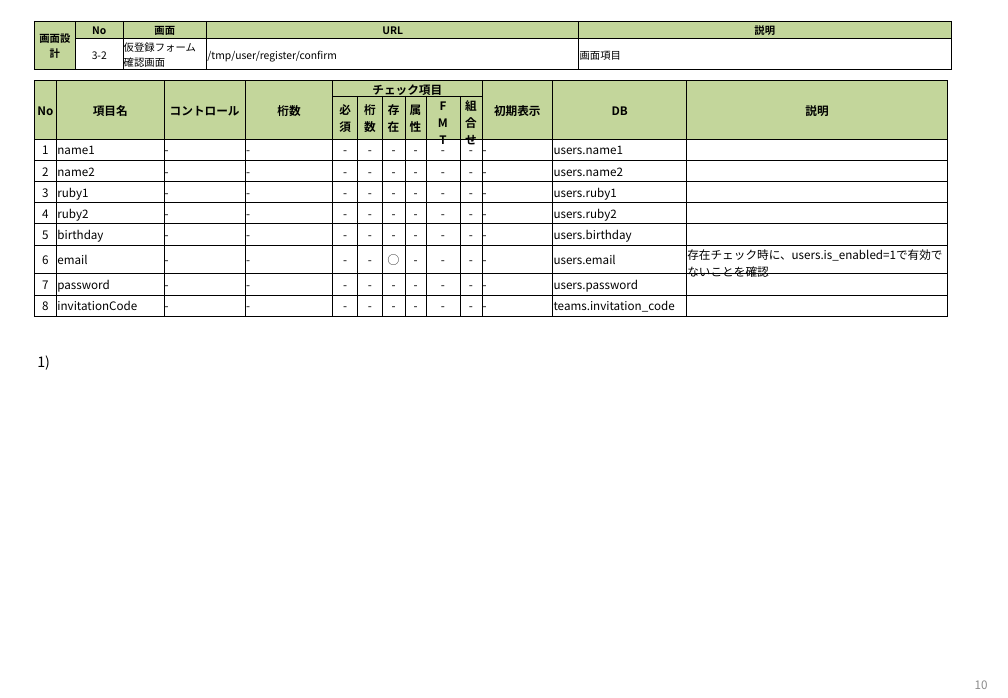
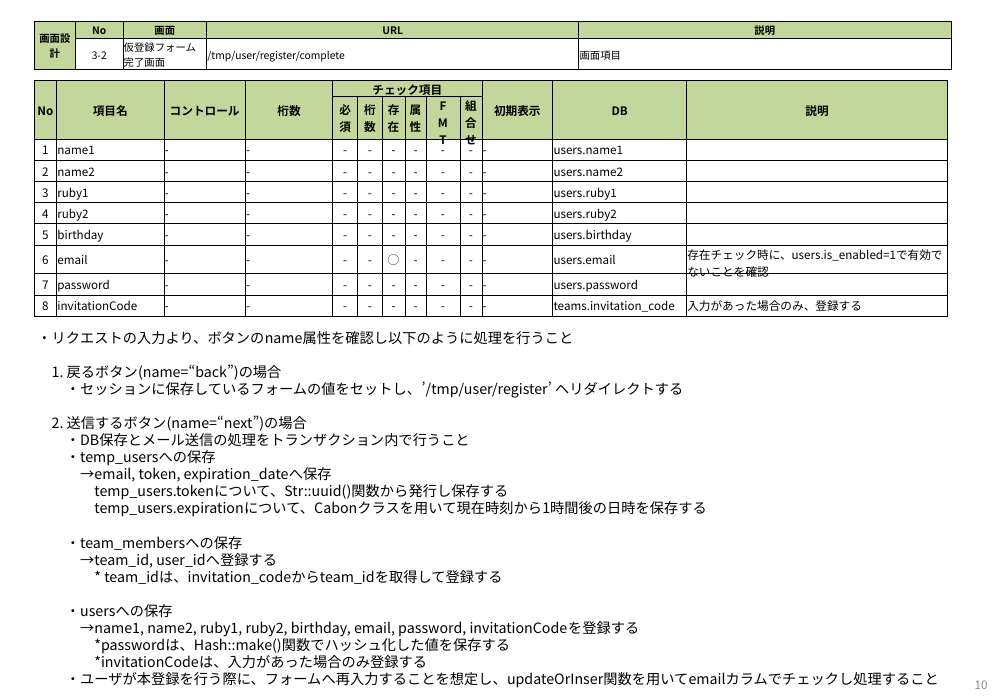
Before and after one commit to tooiea/OnLineDatingWithSportsApp, a slide deck: slide 10 of documents/OLDs_temp_user_register_document_spec.pptx. Drawn at 1008x698 pixels with LibreOffice and Linux fonts; fonts in the diff are those of the drawing. Boxes give left, top, right and bottom in pixels: in the first picture for what was removed or moved away, otherwise in the second. Text is boxed around its words. In the diff, an @@ line names an element or a change of style, - is before the commit and + after.

```diff
--- a/documents/OLDs_temp_user_register_document_spec.pptx
+++ b/documents/OLDs_temp_user_register_document_spec.pptx
@@ table at (34,21,952,74) @@
-row 2, column 3: 仮登録フォーム確認画面
+row 2, column 3: 仮登録フォーム完了画面
-row 2, column 4: /tmp/user/register/confirm
+row 2, column 4: /tmp/user/register/complete
@@ table at (34,80,949,316) @@
-row 10, column 13: 
+row 10, column 13: 入力があった場合のみ、登録する
@@ text removed at (37,355,50,370) @@
-1)
@@ text added at (37,331,939,688), 11 pt, text #000000 @@
+・リクエストの入力より、ボタンのname属性を確認し以下のように処理を行うこと
+1. 戻るボタン(name=“back”)の場合
+・セッションに保存しているフォームの値をセットし、’/tmp/user/register’ へリダイレクトする
+2. 送信するボタン(name=“next”)の場合
+・DB保存とメール送信の処理をトランザクション内で行うこと
+・temp_usersへの保存
+→email, token, expiration_dateへ保存
+temp_users.tokenについて、Str::uuid()関数から発行し保存する
+temp_users.expirationについて、Cabonクラスを用いて現在時刻から1時間後の日時を保存する
+・team_membersへの保存
+→team_id, user_idへ登録する
+* team_idは、invitation_codeからteam_idを取得して登録する
+・usersへの保存
+→name1, name2, ruby1, ruby2, birthday, email, password, invitationCodeを登録する
+*passwordは、Hash::make()関数でハッシュ化した値を保存する
+*invitationCodeは、入力があった場合のみ登録する
+・ユーザが本登録を行う際に、フォームへ再入力することを想定し、updateOrInser関数を用いてemailカラムでチェックし処理すること
```
Also in this commit, not shown: 6 other slides changed, 2 slides added, 13 other files.
